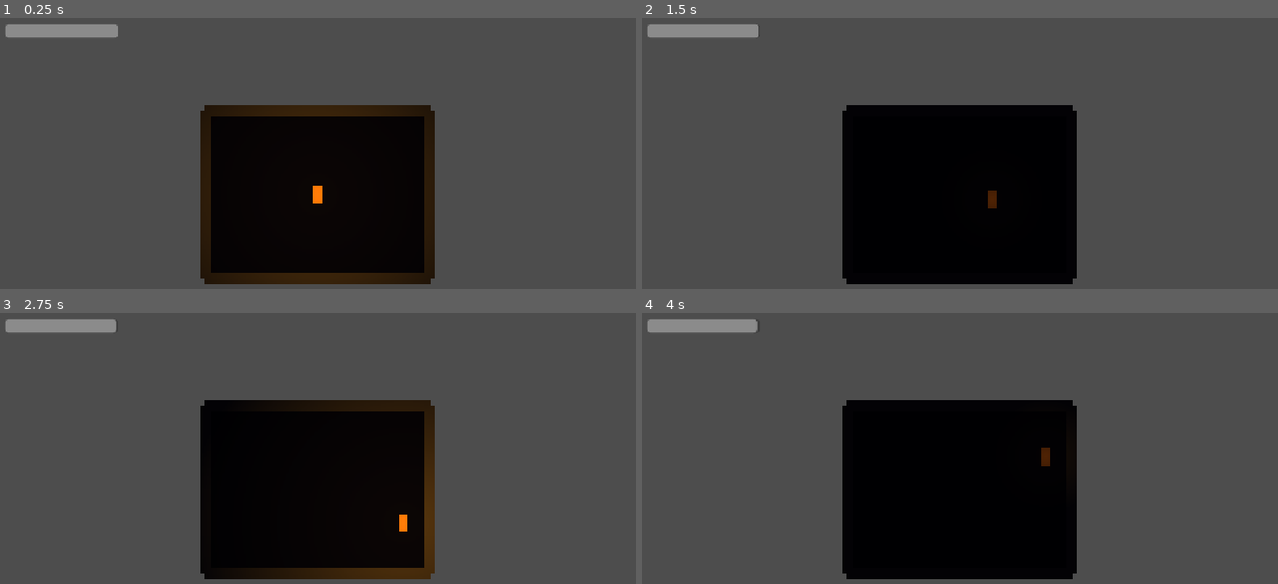
Above: before the commit, frames 1-4 (two rows, left to right).
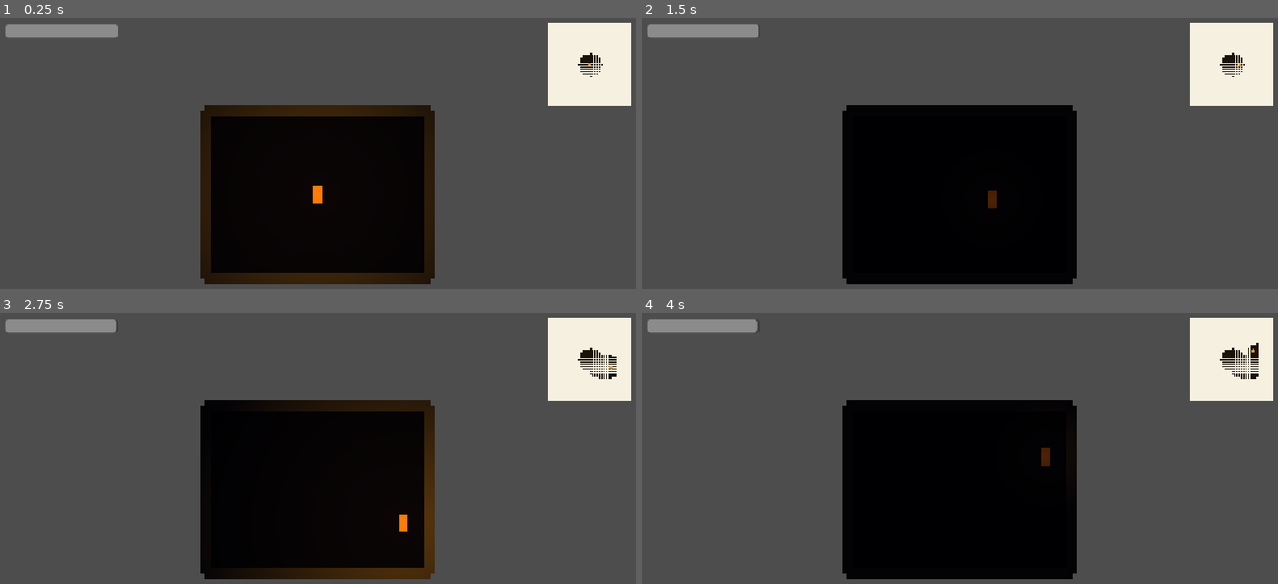
Above: after the commit, the same moments.

Repository: LancelotThore/merante
Game: Godot game, scene res://scenes/test_scene.tscn
Same seed, same stepped clock (60 frames per second), same inputs: the game is played once before the commit and once after it.
Inputs:
- Up to frame 1 (0.25 s): no input
- Up to frame 2 (1.5 s): tap Enter at 0.5 s; hold Right (ui_right) 0.53-1.28 s; hold F (lamp_toggle) 0.53-1.28 s; tap Space at 1.25 s; hold Down (ui_down) from 1.28 s (still down); tap J (open_notebook) at 1.35 s
- Up to frame 3 (2.75 s): release Down (ui_down) at 2.03 s; hold Right (ui_right) from 2.03 s (still down); hold F (lamp_toggle) from 2.03 s (still down)
- Up to frame 4 (4 s): release Right (ui_right) at 2.78 s; release F (lamp_toggle) at 2.78 s; hold Up (ui_up) 2.78-3.53 s; tap J (open_notebook) at 2.85 s; hold Left (ui_left) from 3.53 s (still down); hold F (lamp_toggle) from 3.53 s (still down)

The runs differ from the first frame. In frame 1, 4.0% of the frame differs, in the area x 86-100%, y 1-33%; in frame 2, 4.0%; in frame 3, 4.0%; in frame 4, 4.0%.

Commit message:
Étape 4 : mini-map persistante
Autoloads MiniMap (CanvasLayer + Control pour isoler du transform de
la caméra) et Narrative. La révélation des cases suit un rayon
proportionnel à texture_scale de la lampe d'Ida, avec un raycast de
ligne de vue pour ne pas déborder à travers les murs.

Diff:
--- /dev/null
+++ b/autoloads/mini_map.gd
@@ -0,0 +1,15 @@
+extends CanvasLayer
+
+var explored_cells := {}   # Dictionary { Vector2i : bool }
+var ida_position := Vector2.ZERO
+
+@onready var panel: Control = $Panel
+
+func reveal_cell(cell: Vector2i) -> void:
+	if not explored_cells.has(cell):
+		explored_cells[cell] = true
+		panel.queue_redraw()
+
+func update_ida_position(world_pos: Vector2) -> void:
+	ida_position = world_pos
+	panel.queue_redraw()
--- /dev/null
+++ b/autoloads/mini_map.tscn
@@ -0,0 +1,11 @@
+[gd_scene format=3 uid="uid://dminimap0001"]
+
+[ext_resource type="Script" path="res://autoloads/mini_map.gd" id="1_mm"]
+[ext_resource type="Script" path="res://autoloads/mini_map_panel.gd" id="2_mmpanel"]
+
+[node name="MiniMap" type="CanvasLayer"]
+layer = 10
+script = ExtResource("1_mm")
+
+[node name="Panel" type="Control" parent="."]
+script = ExtResource("2_mmpanel")
--- /dev/null
+++ b/autoloads/mini_map_panel.gd
@@ -0,0 +1,32 @@
+extends Control
+
+const CELL_PX := 4.0
+const TILE_SIZE := 16.0
+const MAP_SIZE := 150.0
+const MARGIN := 16.0
+
+@onready var state: Node = get_parent()
+
+func _ready() -> void:
+	set_anchors_preset(Control.PRESET_TOP_RIGHT)
+	offset_left = -MAP_SIZE - MARGIN
+	offset_top = MARGIN
+	offset_right = -MARGIN
+	offset_bottom = MAP_SIZE + MARGIN
+	mouse_filter = Control.MOUSE_FILTER_IGNORE
+
+func _draw() -> void:
+	# Fond papier
+	draw_rect(Rect2(Vector2.ZERO, size), Color("#f5f0e0"))
+
+	# Le centre du panneau représente l'origine (0,0) du monde
+	var center := size / 2.0
+
+	# Cellules explorées
+	for cell in state.explored_cells:
+		var draw_pos: Vector2 = center + Vector2(cell) * CELL_PX
+		draw_rect(Rect2(draw_pos, Vector2(3, 3)), Color("#1a1208"))
+
+	# Position d'Ida
+	var ida_map_pos: Vector2 = center + (state.ida_position / TILE_SIZE) * CELL_PX
+	draw_circle(ida_map_pos, 3.0, Color("#f4a020"))
--- /dev/null
+++ b/autoloads/narrative.gd
@@ -0,0 +1,27 @@
+extends Node
+
+signal found_fragment(data: Dictionary)
+
+var fragments := {
+	"frag_01": {
+		"zone": "port_exterieur",
+		"text": "SOLINE — maître de port adjoint, 1881-1887",
+		"ida_comment": "Son nom. Sur une plaque officielle. Je ne m'y attendais pas.",
+		"tone": "troubled",
+		"found": false,
+		"layer": 3
+	},
+	"frag_07": {
+		"zone": "rues_commercantes",
+		"text": "Registre de l'épicerie Aurel & Fils — semaine du 14 au 21 mars",
+		"ida_comment": "Aurel. Le nom de famille de ma grand-mère avant le mariage. C'est ici.",
+		"tone": "troubled",
+		"found": false,
+		"layer": 3
+	},
+}
+
+func find_fragment(id: String) -> void:
+	if fragments.has(id) and not fragments[id]["found"]:
+		fragments[id]["found"] = true
+		found_fragment.emit(fragments[id])
--- a/project.godot
+++ b/project.godot
@@ -18,6 +18,8 @@
 [autoload]
 
 GameState="*res://autoloads/game_state.gd"
+MiniMap="*res://autoloads/mini_map.tscn"
+Narrative="*res://autoloads/narrative.gd"
 
 [display]
 
--- a/scenes/ida/ida.gd
+++ b/scenes/ida/ida.gd
@@ -3,11 +3,13 @@
 const SPEED := 160.0
 const SPEED_STEALTH := 80.0   # mode lampe faible
 const DRAG := 0.82            # friction de l'eau
+const CELL_REVEAL_FACTOR := 1.5   # rayon de révélation (en tuiles) par unité de texture_scale de la lampe
 
 @onready var lamp := $PointLight2D
 @onready var sprite := $Sprite
 
 var lamp_mode := "normal"     # "normal" | "stealth" | "blue"
+var last_cell := Vector2i(999999, 999999)
 
 func _ready() -> void:
 	GameState.player_ref = self
@@ -27,6 +29,26 @@
 
 	move_and_slide()
 
+	var current_cell := Vector2i(global_position / 16.0)
+	if current_cell != last_cell:
+		last_cell = current_cell
+		_reveal_cells_around(current_cell)
+	MiniMap.update_ida_position(global_position)
+
+func _reveal_cells_around(center_cell: Vector2i) -> void:
+	var radius := int(ceil(lamp.texture_scale * CELL_REVEAL_FACTOR))
+	var space_state := get_world_2d().direct_space_state
+	for dx in range(-radius, radius + 1):
+		for dy in range(-radius, radius + 1):
+			if Vector2(dx, dy).length() > radius:
+				continue
+			var cell := center_cell + Vector2i(dx, dy)
+			var cell_world_pos := (Vector2(cell) + Vector2(0.5, 0.5)) * 16.0
+			var query := PhysicsRayQueryParameters2D.create(global_position, cell_world_pos)
+			query.exclude = [get_rid()]
+			if space_state.intersect_ray(query).is_empty():
+				MiniMap.reveal_cell(cell)
+
 func toggle_lamp_mode() -> void:
 	match lamp_mode:
 		"normal":
Not shown, added: autoloads/mini_map.gd.uid
Not shown, added: autoloads/mini_map_panel.gd.uid
Not shown, added: autoloads/narrative.gd.uid
